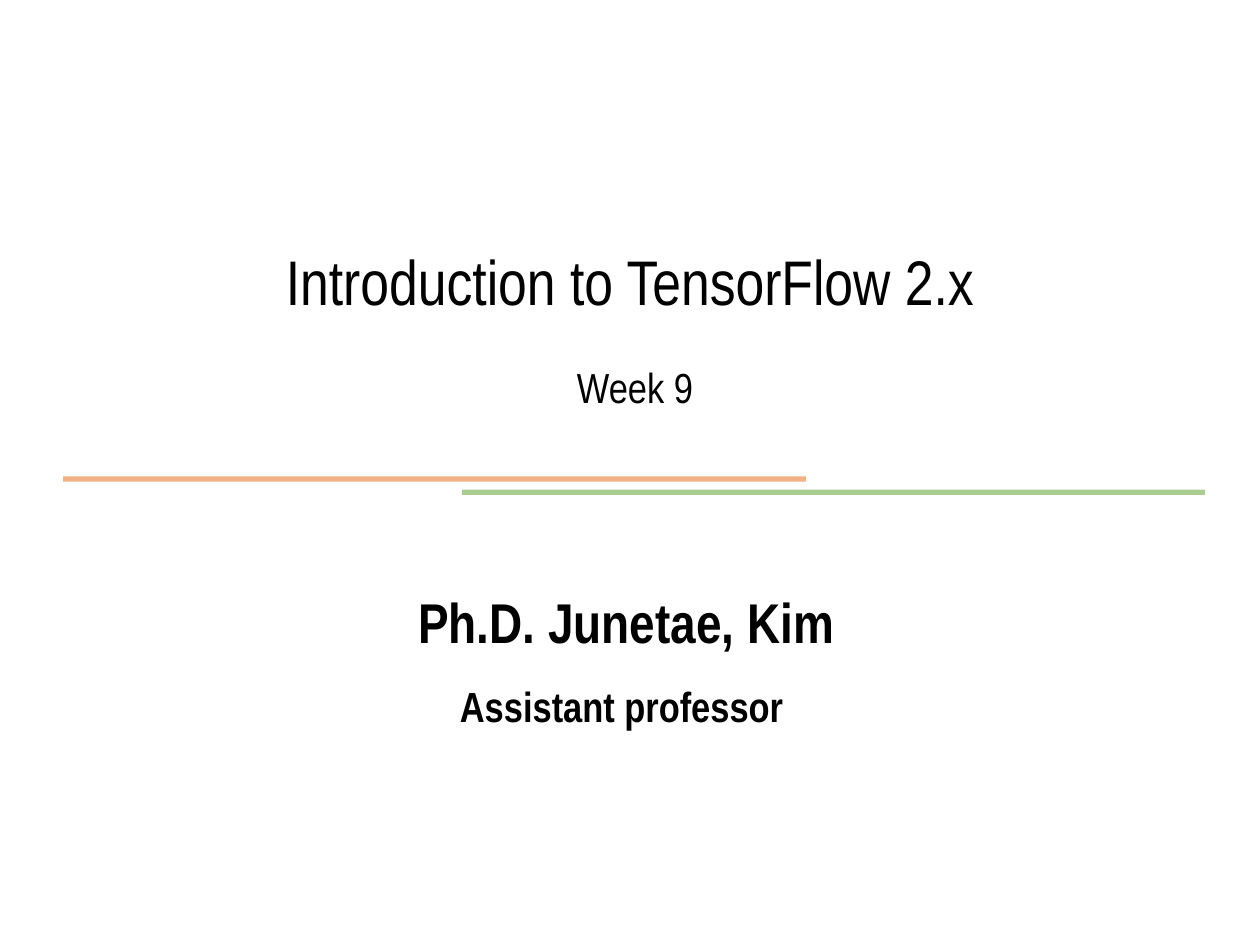
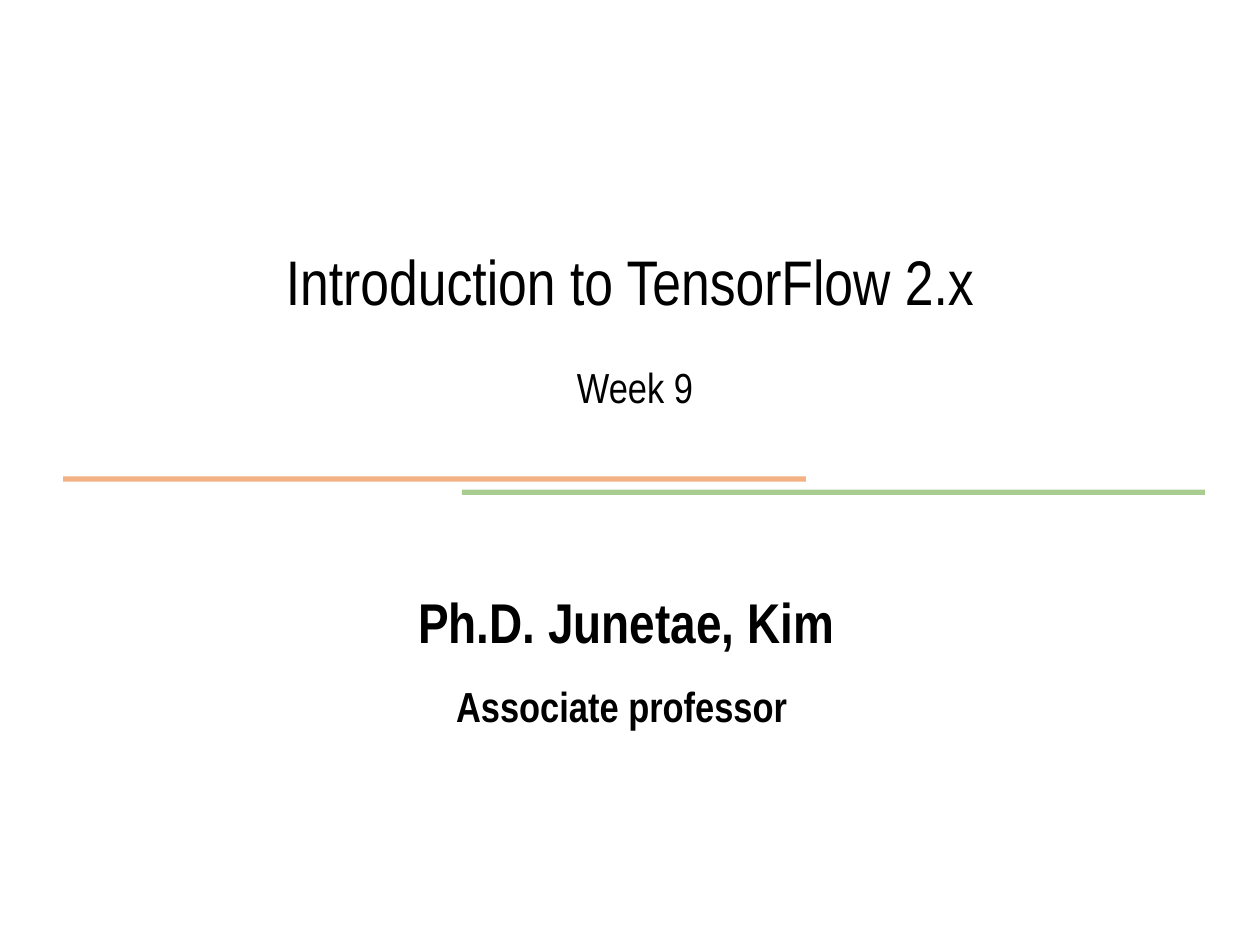
Before and after one commit to JunetaeKim/DeepLearningClass, a slide deck: slide 1 of Week9/week9 Introduction to tensorflow.pptx. Drawn at 1260x945 pixels with LibreOffice and Linux fonts; fonts in the diff are those of the drawing. Boxes give left, top, right and bottom in pixels: in the first picture for what was removed or moved away, otherwise in the second. Text is boxed around its words. In the diff, an @@ line names an element or a change of style, - is before the commit and + after.

Commit message:
updated

```diff
--- a/Week9/week9 Introduction to tensorflow.pptx
+++ b/Week9/week9 Introduction to tensorflow.pptx
@@ text at box(456, 691, 787, 731): text changed @@
-Assistant professor
+Associate professor
```
